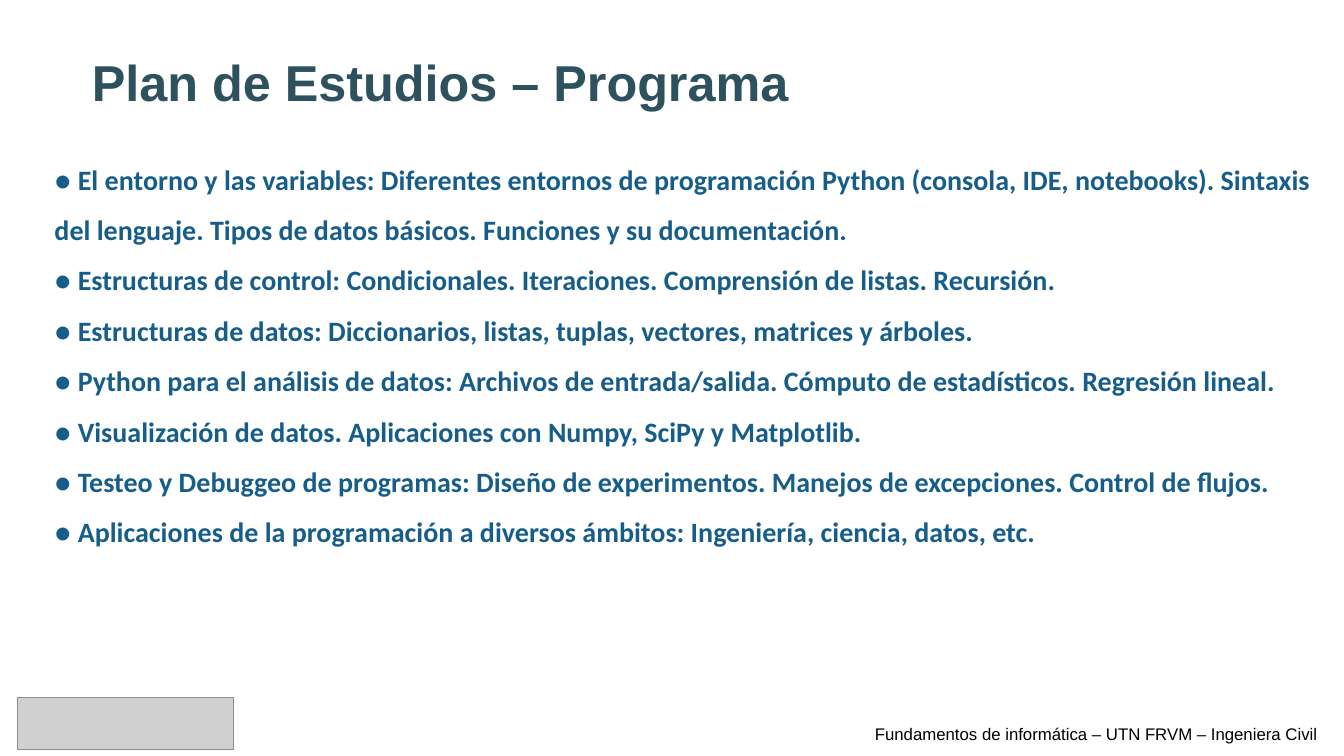
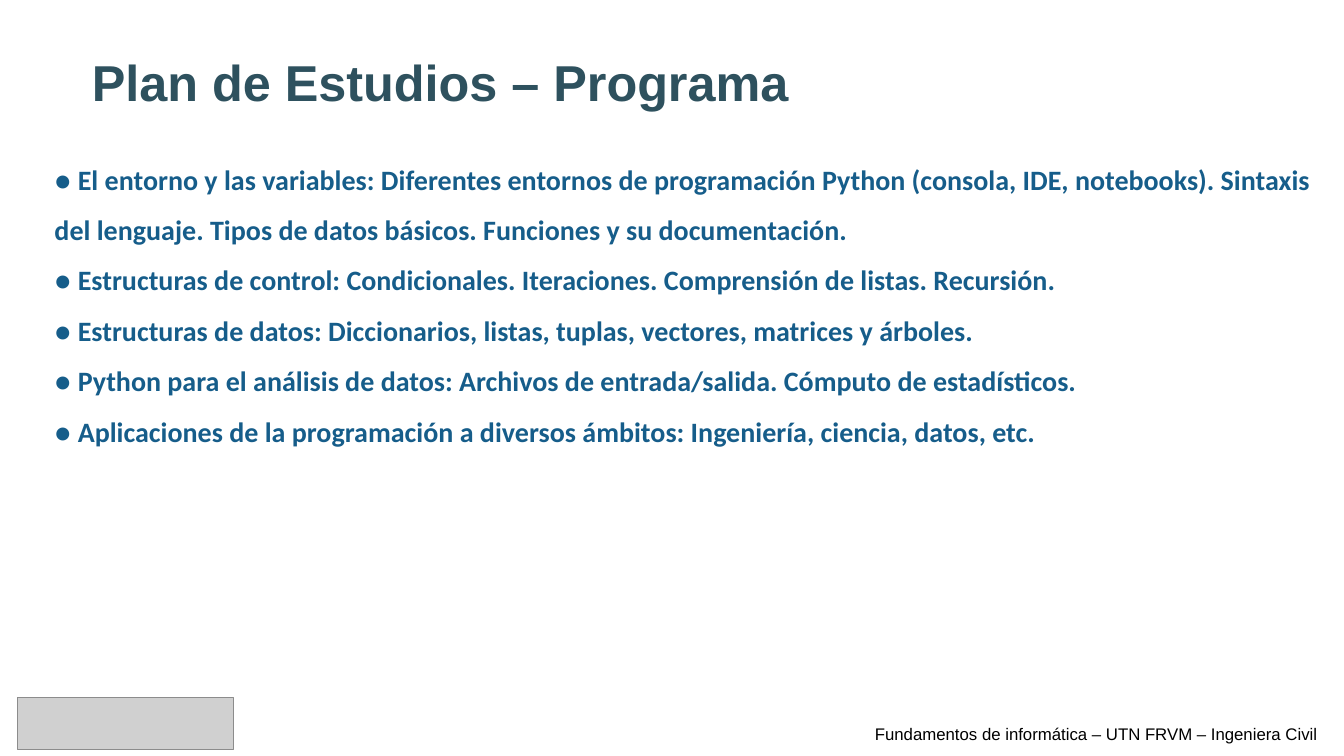
Before and after one commit to asdoffo/Fundamentos-de-informatica, a slide deck: slide 2 of Clase 1/Teoria/Clase 1 - Presentación.pptx. Drawn at 1344x756 pixels with LibreOffice and Linux fonts; fonts in the diff are those of the drawing; grey boxes stand for pictures. Boxes give left, top, right and bottom in pixels: in the first picture for what was removed or moved away, otherwise in the second. Text is boxed around its words. In the diff, an @@ line names an element or a change of style, - is before the commit and + after.

```diff
--- a/Clase 1/Teoria/Clase 1 - Presentación.pptx
+++ b/Clase 1/Teoria/Clase 1 - Presentación.pptx
@@ text at [78,371,1076,396]: text changed @@
-● Python para el análisis de datos: Archivos de entrada/salida. Cómputo de estadísticos. Regresión lineal.
-● Visualización de datos. Aplicaciones con Numpy, SciPy y Matplotlib.
-● Testeo y Debuggeo de programas: Diseño de experimentos. Manejos de excepciones. Control de flujos.
+● Python para el análisis de datos: Archivos de entrada/salida. Cómputo de estadísticos.
```
Also in this commit, not shown: 3 other slides changed.
